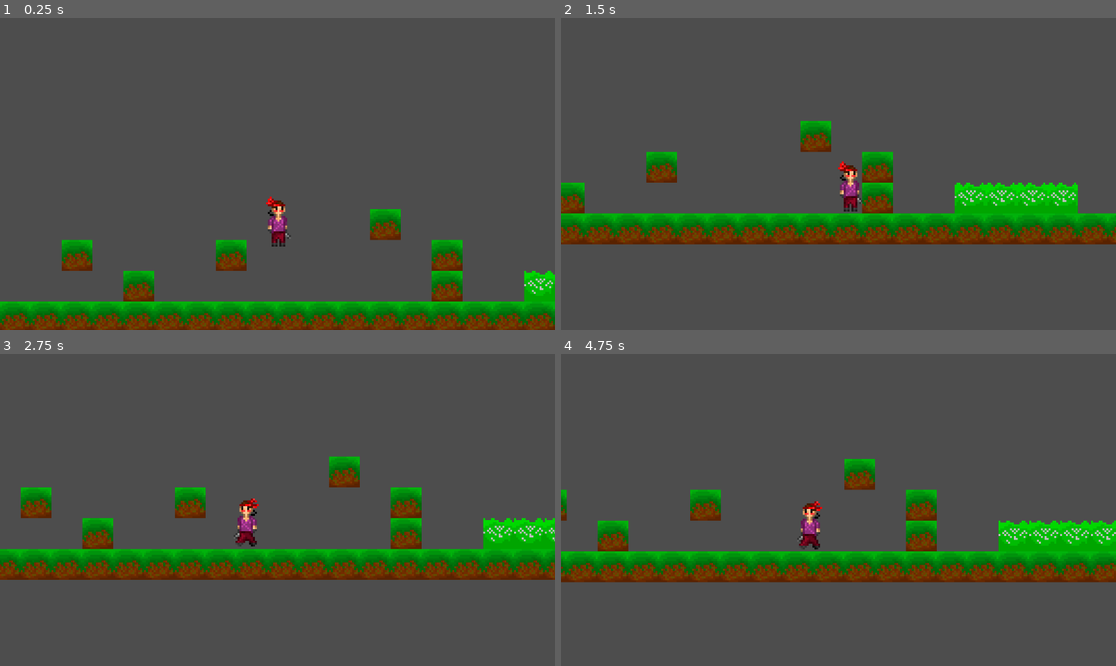
Above: before the commit, frames 1-4 (two rows, left to right).
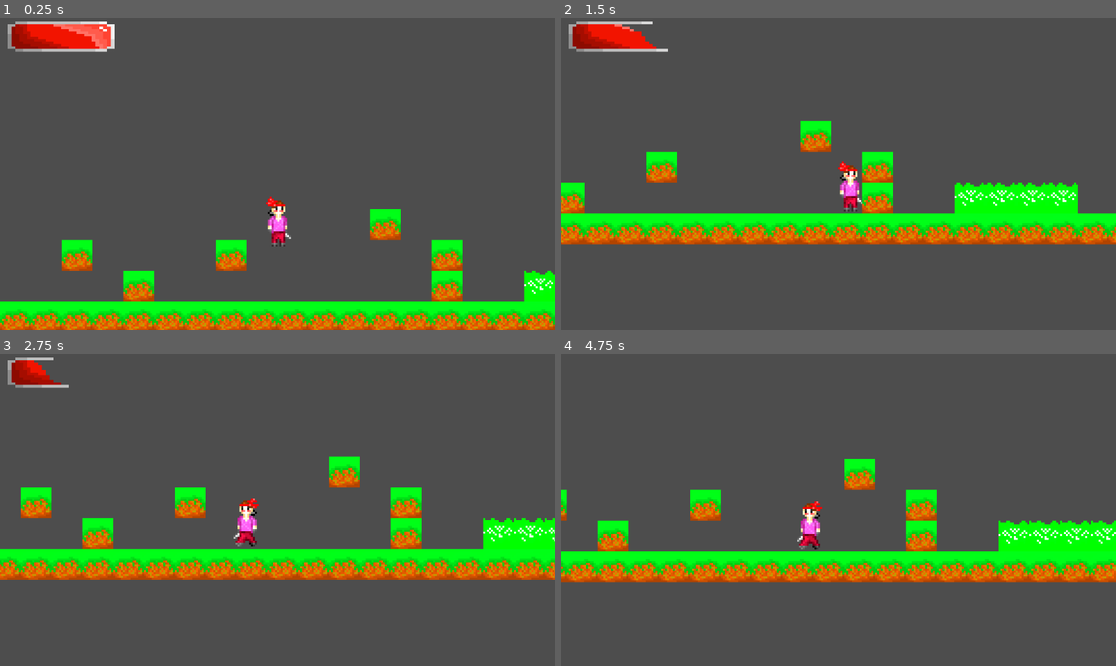
Above: after the commit, the same moments.

Repository: ArnMagnusson/metroidgameIHATEYOUU
Game: Godot game, scene res://worldscene.tscn
Same seed, same stepped clock (60 frames per second), same inputs: the game is played once before the commit and once after it.
Inputs:
- Up to frame 1 (0.25 s): no input
- Up to frame 2 (1.5 s): tap Enter (ui_accept) at 0.5 s; hold D (Right_D) from 0.53 s (still down); tap Space (Jump) at 0.77 s
- Up to frame 3 (2.75 s): tap Space (Jump) at 1.52 s; release D (Right_D) at 2.03 s; hold A (left_A) from 2.03 s (still down)
- Up to frame 4 (4.75 s): release A (left_A) at 2.78 s; hold D (Right_D) 2.78-4.28 s; tap Space (Jump) at 3.02, 3.77, 4.52 s; hold A (left_A) from 4.28 s (still down)

The runs differ from the first frame. In frame 1, 15% of the frame differs, in the area x 0-100%, y 1-100%; in frame 2, 16%, in the area x 0-100%, y 1-73%; in frame 3, 16%; in frame 4, 15%.

Commit message:
Yay mergey time. Added ehh tried respawn

Diff:
--- a/Playercharacterscene.tscn
+++ b/Playercharacterscene.tscn
@@ -37,7 +37,9 @@
 radius = 6.0
 height = 26.0
 
-[node name="CharacterBody2D" type="CharacterBody2D"]
+[node name="CharacterBody2D" type="CharacterBody2D" groups=["Player"]]
+collision_layer = 9
+collision_mask = 9
 script = ExtResource("1_niulq")
 metadata/_edit_group_ = true
 
--- /dev/null
+++ b/character_body_2d.gd
@@ -0,0 +1,40 @@
+extends CharacterBody2D
+
+const SPEED = 150.0
+const JUMP_VELOCITY = -300.0
+var direction = 1  # 1 for right, -1 for left
+var is_chasing_player = false
+
+# Reference to RayCast2D for player detection
+@onready var ray_cast = $RayCast2D
+
+func _physics_process(delta):
+	# Gravity
+	if not is_on_floor():
+		velocity += get_gravity() * delta
+
+	# Handle basic patrol or chase behavior
+	if is_chasing_player:
+		velocity.x = direction * SPEED
+	else:
+		# Patrol logic: simple back-and-forth movement
+		patrol()
+
+	move_and_slide()
+
+func patrol():
+	# Change direction if colliding with wall or edge
+	if is_on_wall() or not is_on_floor():
+		direction *= -1
+
+	velocity.x = direction * SPEED
+
+# Function called when player is detected by raycast
+func _on_ray_cast_2d_player_detected():
+	is_chasing_player = true
+	direction = sign(ray_cast.get_cast_to().x)
+	pass
+
+# Function called when player is no longer detected
+func _on_ray_cast_2d_player_lost():
+	is_chasing_player = false
--- /dev/null
+++ b/checkpoint.gd
@@ -0,0 +1,12 @@
+extends Node
+
+var last_location = Vector2()  # Define the variable to store the player's position
+var player
+
+func _ready():
+	# Attempt to get the player node
+	player = $"../../CharacterBody2D"
+	if player:  # Check if player node was found
+		last_location = player.global_position  # Store the player's starting position
+	else:
+		print("Error: Player node not found!")
--- /dev/null
+++ b/checkpoint.tscn
@@ -0,0 +1,20 @@
+[gd_scene load_steps=3 format=3 uid="uid://dg2jgkiptxn83"]
+
+[ext_resource type="Script" path="res://checkpoint.gd" id="1_2fsbd"]
+
+[sub_resource type="RectangleShape2D" id="RectangleShape2D_qv0ap"]
+size = Vector2(41, 305)
+
+[node name="checkpoint" type="Area2D"]
+position = Vector2(122, 180)
+script = ExtResource("1_2fsbd")
+metadata/_edit_group_ = true
+
+[node name="CollisionShape2D" type="CollisionShape2D" parent="." groups=["Player"]]
+position = Vector2(1, 3)
+shape = SubResource("RectangleShape2D_qv0ap")
+
+[node name="respawnpoint" type="Marker2D" parent="." groups=["Player"]]
+position = Vector2(80, 6)
+
+[connection signal="body_entered" from="." to="." method="_on_body_entered"]
--- /dev/null
+++ b/checkpointmanager.gd
@@ -0,0 +1,11 @@
+extends Node
+
+# Store the player's last location (checkpoint location)
+var last_location = Vector2()
+var player
+
+func _ready():
+	player = get_parent().get_node("CharacterBody2D")  # Get the player node
+	last_location = player.global_position  # Initialize with the player's starting position
+
+# Optionally, add methods here to update the player's last location when they reach new checkpoints
--- a/hud.tscn
+++ b/hud.tscn
@@ -12,21 +12,22 @@
 anchor_bottom = 1.0
 grow_horizontal = 2
 grow_vertical = 2
+metadata/_edit_group_ = true
 
 [node name="CanvasLayer" type="CanvasLayer" parent="."]
 script = ExtResource("2_lno56")
 
 [node name="full_health" type="Sprite2D" parent="CanvasLayer"]
-position = Vector2(229, 122.5)
+position = Vector2(127, 38.5)
 scale = Vector2(7.9375, 5.1875)
 texture = ExtResource("3_i5th7")
 
 [node name="two_hearts" type="Sprite2D" parent="CanvasLayer"]
-position = Vector2(229, 122.5)
+position = Vector2(127, 38.5)
 scale = Vector2(7.9375, 5.1875)
 texture = ExtResource("4_3narh")
 
 [node name="one_heart" type="Sprite2D" parent="CanvasLayer"]
-position = Vector2(229, 122.5)
+position = Vector2(127, 38.5)
 scale = Vector2(7.9375, 5.1875)
 texture = ExtResource("5_2bubm")
--- /dev/null
+++ b/killzone.gd
@@ -0,0 +1,25 @@
+extends Area2D
+
+var checkpoint_manager
+var player
+
+func _ready():
+	# Ensure you are accessing the correct nodes in the scene tree
+	checkpoint_manager = get_parent().get_node("checkpointmanager")
+	player = get_parent().get_node("CharacterBody2D")
+
+func _on_body_entered(body):
+	if body.is_in_group("Player"):
+		print("YOU DIED NOOB!")
+		killplayer()
+
+func killplayer():
+	if checkpoint_manager != null and player != null:
+		# Respawn the player at the last checkpoint location
+		player.global_position = checkpoint_manager.last_location
+		print("Player respawned at ", checkpoint_manager.last_location)
+	else:
+		if checkpoint_manager == null:
+			print("Checkpoint Manager not found.")
+		if player == null:
+			print("Player not found.")
--- /dev/null
+++ b/killzone.tscn
@@ -0,0 +1,8 @@
+[gd_scene load_steps=2 format=3 uid="uid://dpw215d4ohh0k"]
+
+[ext_resource type="Script" path="res://killzone.gd" id="1_iiov3"]
+
+[node name="Killzone" type="Area2D" groups=["Player"]]
+script = ExtResource("1_iiov3")
+
+[connection signal="body_entered" from="." to="." method="_on_body_entered"]
--- a/movementcontroller.gd
+++ b/movementcontroller.gd
@@ -18,6 +18,7 @@
 
 	# Get the input direction and handle the movement/deceleration.
 	var direction = Input.get_axis("left_A", "Right_D")
+	# print(Input.get_axis("left_A", "Right_D"))
 
 	#Flip sprite, depending on direction
 	# if its above 0 its moving right if below zero moving left
--- a/project.godot
+++ b/project.godot
@@ -14,6 +14,10 @@
 run/main_scene="res://worldscene.tscn"
 config/features=PackedStringArray("4.3", "Forward Plus")
 config/icon="res://icon.svg"
+
+[global_group]
+
+Player=""
 
 [importer_defaults]
 
--- /dev/null
+++ b/ray_cast_2d.gd
@@ -0,0 +1,14 @@
+extends RayCast2D
+
+signal player_detected
+
+# Called when the node enters the scene tree for the first time.
+func _ready():
+	pass # Replace with function body.
+
+
+# Called every frame. 'delta' is the elapsed time since the previous frame.
+func _process(delta):
+	if is_colliding():
+		emit_signal("player_detected")
+		print("player detected")
--- a/worldscene.tscn
+++ b/worldscene.tscn
@@ -1,8 +1,14 @@
-[gd_scene load_steps=8 format=4 uid="uid://caonxoddh865b"]
+[gd_scene load_steps=13 format=4 uid="uid://caonxoddh865b"]
 
 [ext_resource type="PackedScene" uid="uid://ct2tlu1m0qowt" path="res://Playercharacterscene.tscn" id="1_06edm"]
-[ext_resource type="Texture2D" uid="uid://c3lcds53fmghn" path="res://metroidvania textures/water tiles/acid.png" id="2_45ln5"]
+[ext_resource type="PackedScene" uid="uid://dpw215d4ohh0k" path="res://killzone.tscn" id="1_gk1or"]
+[ext_resource type="Texture2D" uid="uid://btyiuestoc4q7" path="res://metroidvania textures/water tiles/acid.png" id="2_45ln5"]
 [ext_resource type="Texture2D" uid="uid://6qqj2137oxrm" path="res://grass1.png" id="2_ygjua"]
+[ext_resource type="PackedScene" uid="uid://drrxlqy4tro3o" path="res://hud.tscn" id="4_8h6nk"]
+[ext_resource type="Script" path="res://checkpointmanager.gd" id="6_1y0qn"]
+[ext_resource type="PackedScene" uid="uid://dg2jgkiptxn83" path="res://checkpoint.tscn" id="7_d5f63"]
+
+[sub_resource type="WorldBoundaryShape2D" id="WorldBoundaryShape2D_yoqhd"]
 
 [sub_resource type="TileSetAtlasSource" id="TileSetAtlasSource_0bxrr"]
 resource_name = "Acid"
@@ -25,8 +31,15 @@
 physics_layer_0/collision_layer = 1
 sources/0 = SubResource("TileSetAtlasSource_ccdqd")
 
-[node name="Node2D" type="Node2D"]
+[node name="Node2D" type="Node2D" groups=["Player"]]
 position = Vector2(210, 318)
+
+[node name="Killzone" parent="." instance=ExtResource("1_gk1or")]
+position = Vector2(298, 40)
+
+[node name="CollisionShape2D" type="CollisionShape2D" parent="Killzone"]
+position = Vector2(-1, 13)
+shape = SubResource("WorldBoundaryShape2D_yoqhd")
 
 [node name="CharacterBody2D" parent="." instance=ExtResource("1_06edm")]
 position = Vector2(289, -89)
@@ -38,5 +51,27 @@
 tile_set = SubResource("TileSet_q2loh")
 
 [node name="grass" type="TileMapLayer" parent="Tileholder"]
-tile_map_data = PackedByteArray("AAAAAP//AAAAAAAAAAABAP//AAA …(608 unchanged characters)… AAAAAAAAAAP7/AAAAAAAAAAAAAP3/AAAAAAAAAAAAAPz/AAAAAAAAAAAAAPv/AAAAAAAAAAAAAPr/AAAAAAAAAAAnAP7/AAAAAAAAAAAnAP3/AAAAAAAAAAAnAPr/AAA …(139 unchanged characters)…
+tile_map_data = PackedByteArray("AAAAAP//AAAAAAAAAAABAP//AAA …(608 unchanged characters)… AAAAAAAAAAP7/AAAAAAAAAAAAAP3/AAAAAAAAAAAnAP7/AAAAAAAAAAAnAP3/AAAAAAAAAAAnAPr/AAA …(139 unchanged characters)…
 tile_set = SubResource("TileSet_i474a")
+
+[node name="Hud container" parent="." instance=ExtResource("4_8h6nk")]
+anchors_preset = 0
+anchor_right = 0.0
+anchor_bottom = 0.0
+offset_left = 5.0
+offset_top = -194.0
+offset_right = 5.0
+offset_bottom = -194.0
+grow_horizontal = 1
+grow_vertical = 1
+
+[node name="Light holder" type="Node2D" parent="."]
+
+[node name="DirectionalLight2D" type="DirectionalLight2D" parent="Light holder"]
+position = Vector2(88, -246)
+
+[node name="checkpointmanager" type="Node" parent="."]
+script = ExtResource("6_1y0qn")
+
+[node name="checkpoint" parent="checkpointmanager" groups=["Player"] instance=ExtResource("7_d5f63")]
+position = Vector2(283, 277)
Not shown: 1 places in hud.tscn that only renumber resources
Not shown, added: metroidvania textures/background/sky.png.import
Not shown, added: metroidvania textures/background/sky2.png.import
Not shown, added: metroidvania textures/background/sky3.png.import
Not shown, added: metroidvania textures/effects/slash effect.png.import
Not shown, added: metroidvania textures/enemies/grass creature walk.png.import
Not shown, added: metroidvania textures/enemies/grass creature walk2.png.import
Not shown, added: metroidvania textures/enemies/grass creature.png.import
Not shown, added: metroidvania textures/hud/healthbar.png.import
Not shown, added: metroidvania textures/hud/healthbar2.png.import
Not shown, added: metroidvania textures/hud/healthbar3.png.import
Not shown, added: metroidvania textures/land tiles/grass1.png.import
(and 6 more such lines)
